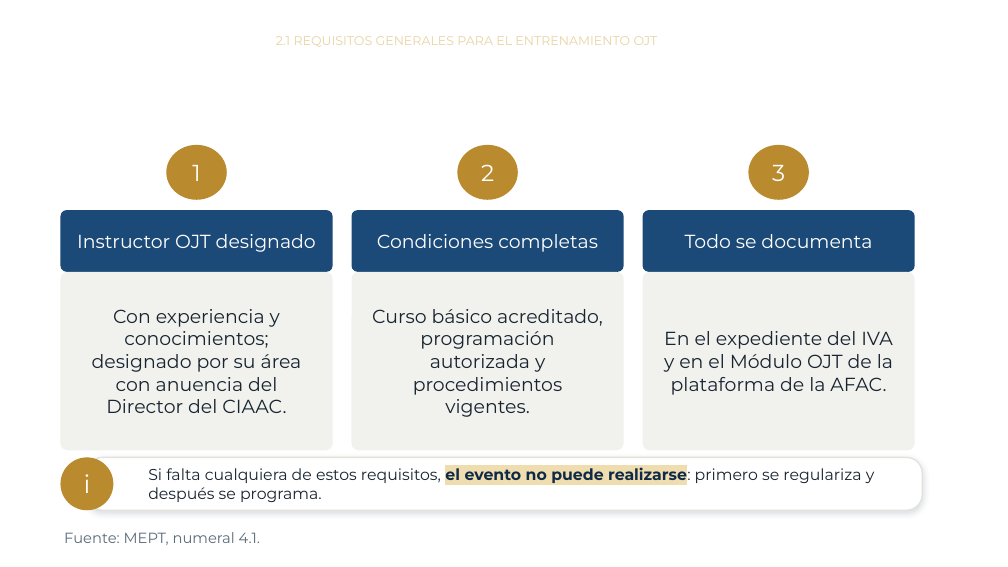
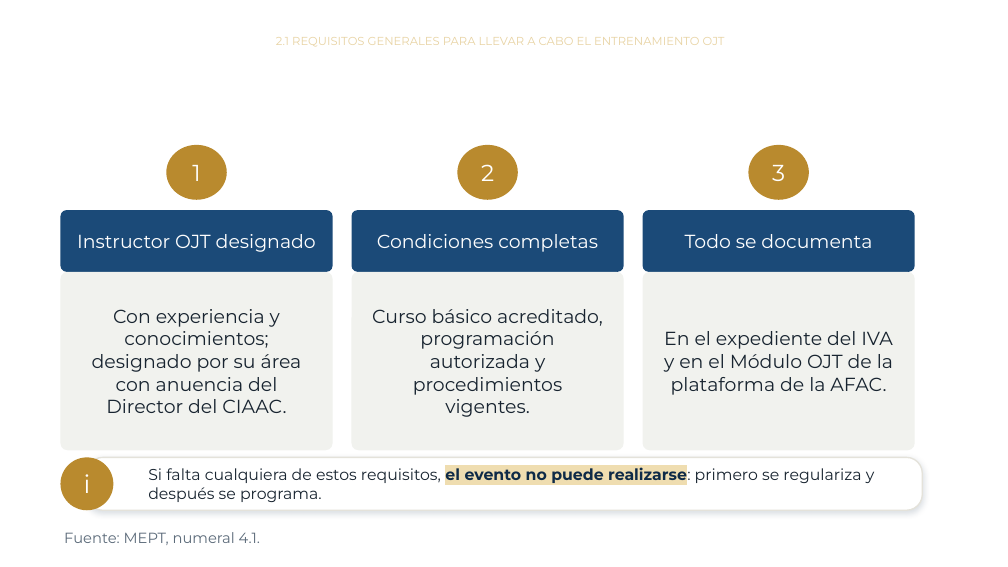
Before and after one commit to jmfigueroah01-creator/Curso-MEPT-OJT, a slide deck: slide 3 of modulo2.pptx. Drawn at 1008x567 pixels with LibreOffice and Linux fonts; fonts in the diff are those of the drawing; background and template pictures are left out. Boxes give left, top, right and bottom in pixels: in the first picture for what was removed or moved away, otherwise in the second. Text is boxed around its words. In the diff, an @@ line names an element or a change of style, - is before the commit and + after.

```diff
--- a/modulo2.pptx
+++ b/modulo2.pptx
@@ title at box(276, 37, 725, 47): text changed; size 12 to 11 pt @@
-2.1 REQUISITOS GENERALES PARA EL ENTRENAMIENTO OJT
+2.1 REQUISITOS GENERALES PARA LLEVAR A CABO EL ENTRENAMIENTO OJT
```
Also in this commit, not shown: 22 other slides changed, 5 other files.
